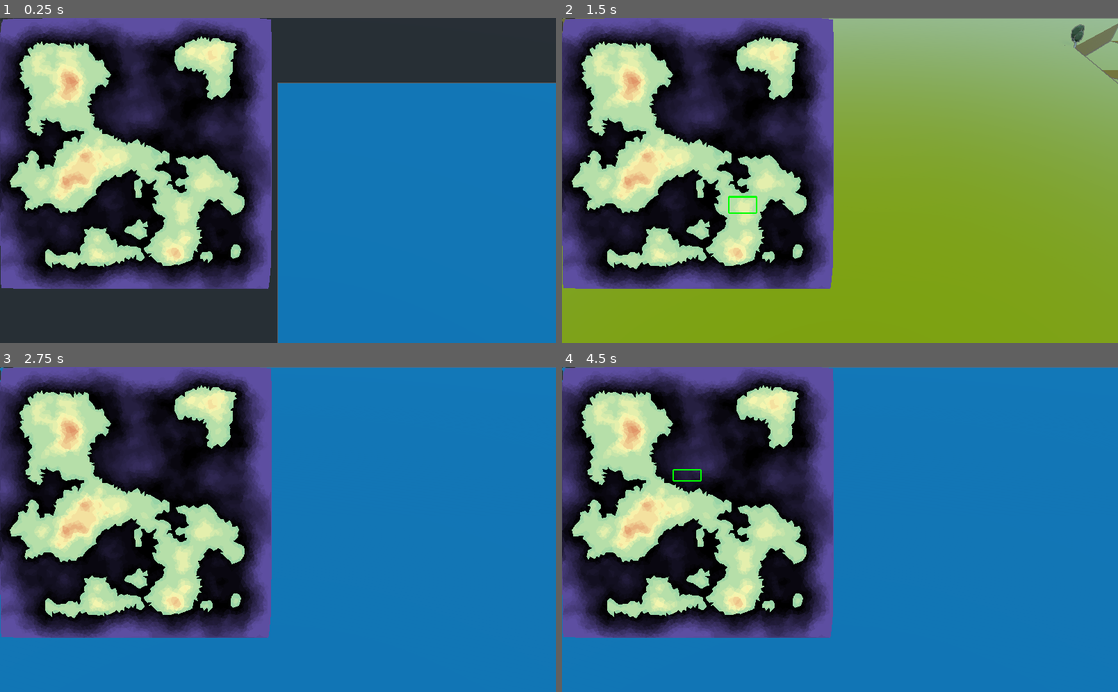
Above: before the commit, frames 1-4 (two rows, left to right).
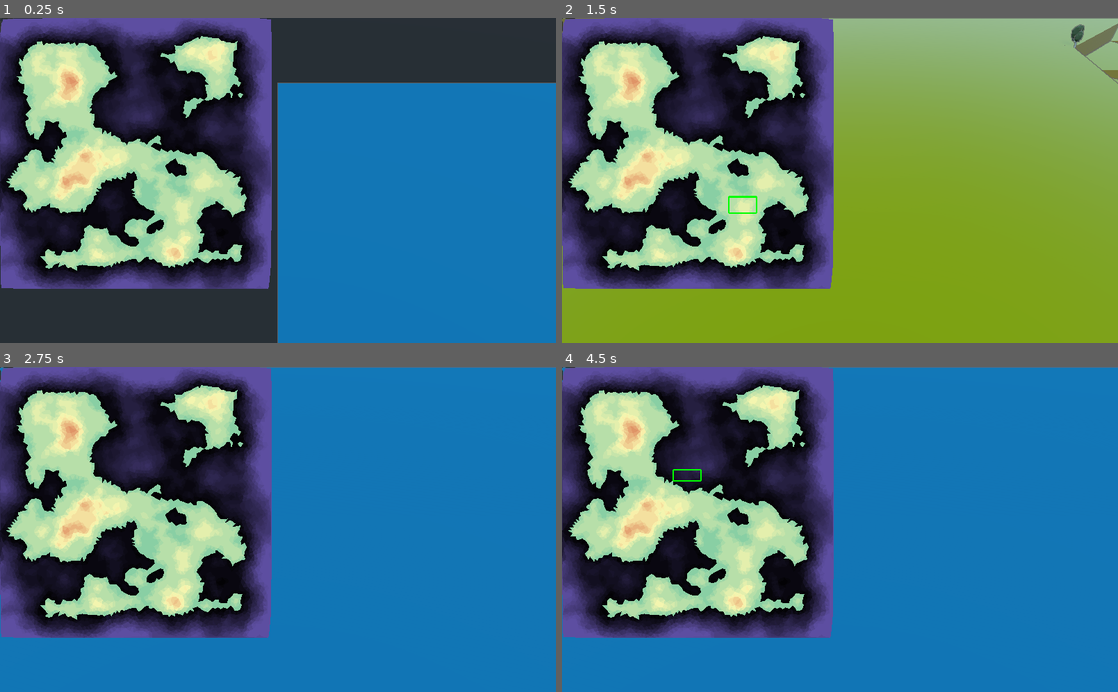
Above: after the commit, the same moments.

Repository: eriwyn/societer
Game: Godot game, scene res://world/game.tscn
Same seed, same stepped clock (60 frames per second), same inputs: the game is played once before the commit and once after it.
Inputs (mouse positions are in pixels of both pictures, inside the frame that each line leads up to):
- Up to frame 1 (0.25 s): no input
- Up to frame 2 (1.5 s): tap Enter at 0.5 s; move the mouse to (962, 164) at 0.52 s; press the mouse at (962, 164) at 0.53 s; release the mouse at (962, 164) at 1.25 s; tap Space at 1.25 s; drag from (728, 196) to (812, 245) at 1.27 s
- Up to frame 3 (2.75 s): tap Enter at 2 s; move the mouse to (333, 458) at 2.02 s; press the mouse at (333, 458) at 2.03 s
- Up to frame 4 (4.5 s): release the mouse at (895, 458) at 2.75 s; tap Space at 2.75 s; drag from (812, 594) to (673, 480) at 2.77 s; move the mouse to (1006, 578) at 3.52 s; press the mouse at (1006, 578) at 3.53 s; release the mouse at (1006, 578) at 4.25 s; tap Enter at 4.25 s; drag from (673, 480) to (756, 448) at 4.27 s

The runs differ from the first frame. In frame 1, 2.2% of the frame differs, in the area x 1-45%, y 5-78%; in frame 2, 2.2%; in frame 3, 2.2%; in frame 4, 2.2%.

Commit message:
correspondance entre la map 2d et l'affichage 3d

Diff:
--- a/ui/map/map.gd
+++ b/ui/map/map.gd
@@ -10,9 +10,9 @@
 		colors.add_point(0.999,  Color("#9e0142")) # red
 		colors.add_point(0.5,  Color("#dc865d")) # orange
 		colors.add_point(0.25,  Color("#fbf8b0")) # yellow
-		colors.add_point(0,  Color("#89cfa5")) # green
+		colors.add_point(0.0,  Color("#89cfa5")) # green
 		colors.add_point(-0.999,  Color("#5e4fa2")) # blue
-		var color = colors.interpolate(min(triangle.get_elevation(), 0.999))
+		var color = colors.interpolate(min(triangle.get_elevation()+0.001, 0.999))
 		if triangle.get_data("ocean"):
 			var factor = pow((triangle.get_elevation()+1), 10) / 5.0
 			color = Color("#5e4fa2") + Color(factor, factor, factor, 0.0)
--- a/world/game.gd
+++ b/world/game.gd
@@ -64,7 +64,6 @@
 		# triangle.set_data("elevation", triangle_find_elevation(triangle))
 		triangle.set_data("water", triangle_is_water(triangle))
 		triangle.set_data("ocean", false)
-		# TODO #1 : Get triangles around point
 		for point in triangle.points():
 			if point.get_data("ocean"):
 				triangle.set_data("ocean", true)
